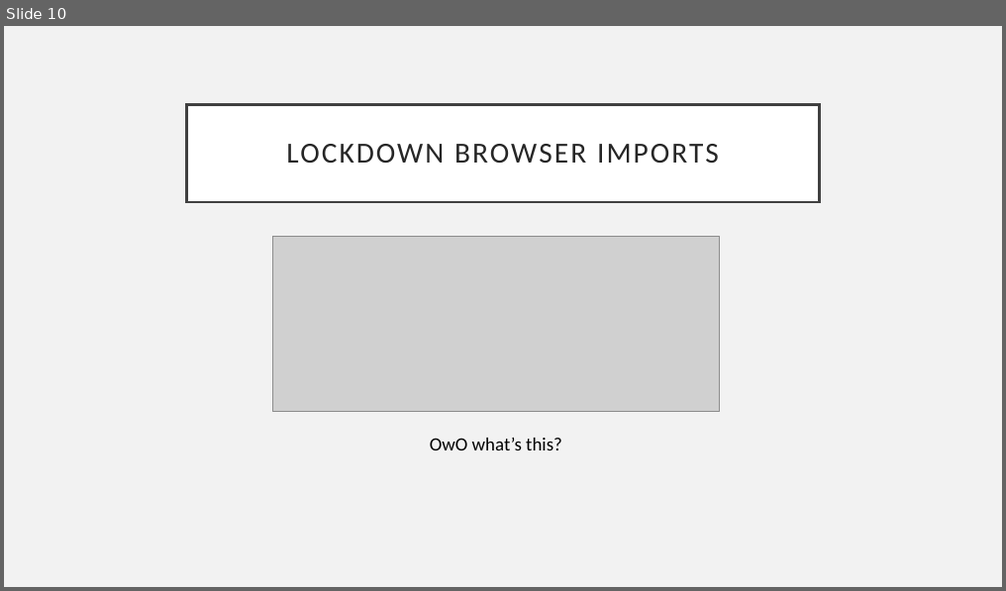
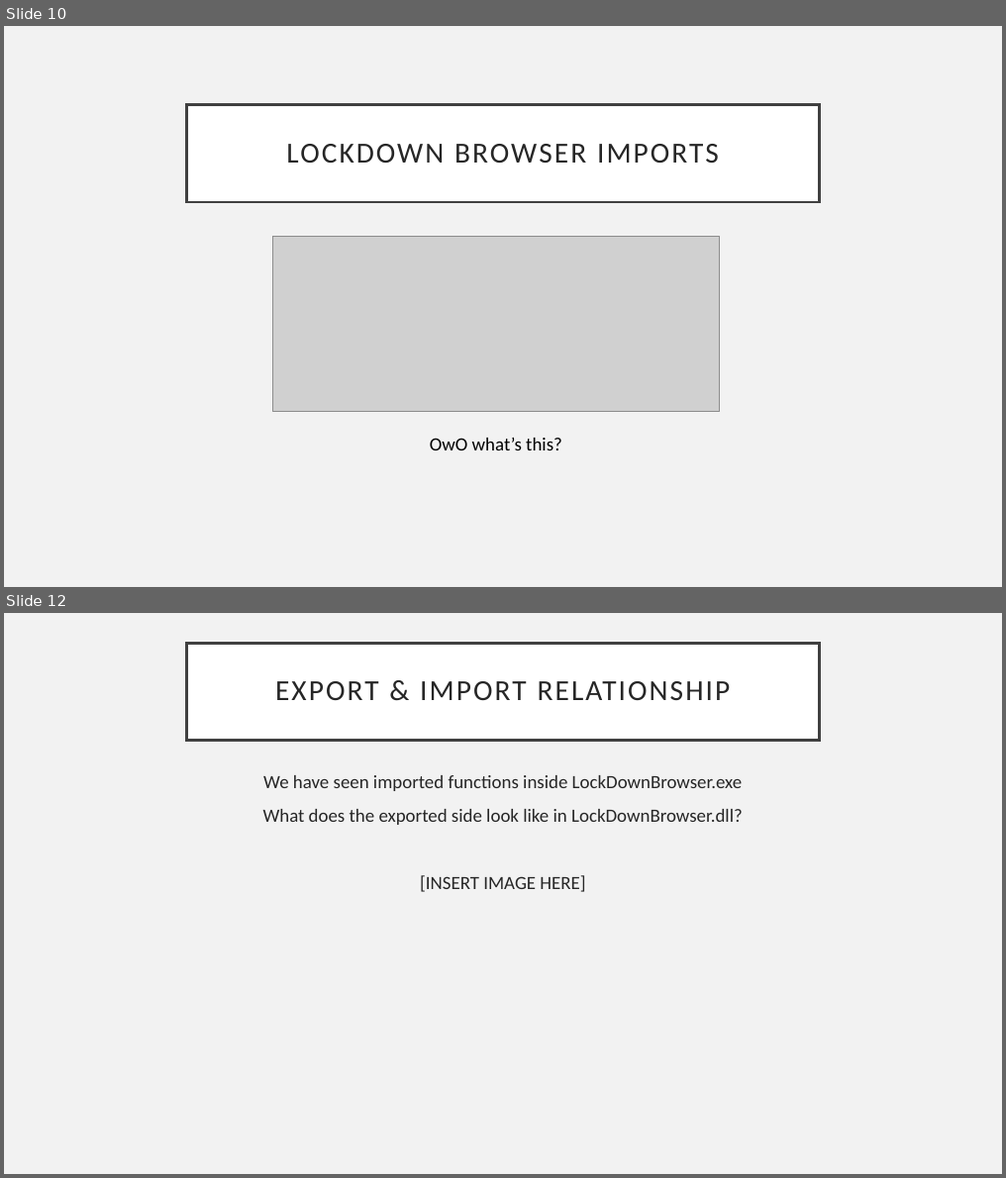
Before and after one commit to Rasool221/NWMSU_CDC_Presentation, a slide deck: NWMSU_CyberSecurity_Presentation.pptx. Shown one above the other, each under a label of ours: slide 10 before the commit, slides 10 and 12 after it; the slides between them are not shown. The pictures are 1006x591 and 1006x1178 pixels, drawn with LibreOffice and Linux fonts; fonts in the diff are those of the drawing; grey boxes stand for pictures. Boxes give left, top, right and bottom in pixels: in the first picture for what was removed or moved away, otherwise in the second. Text is boxed around its words. In the diff, an @@ line names an element or a change of style, - is before the commit and + after.

```diff
--- a/NWMSU_CyberSecurity_Presentation.pptx
+++ b/NWMSU_CyberSecurity_Presentation.pptx
@@ slide 12 added at (4, 613, 1002, 1174), background #F2F2F2 @@
@@ title added at (187, 643, 819, 741), fill #FFFFFF, outline #404040 2.5 pt, 28 pt, text #262626 @@
+EXPORT & IMPORT RELATIONSHIP
@@ text added at (263, 775, 743, 892), 18 pt, text #262626 @@
+We have seen imported functions inside LockDownBrowser.exe
+What does the exported side look like in LockDownBrowser.dll?
+[INSERT IMAGE HERE]
```
Also in this commit, not shown: 1 other slide added.
